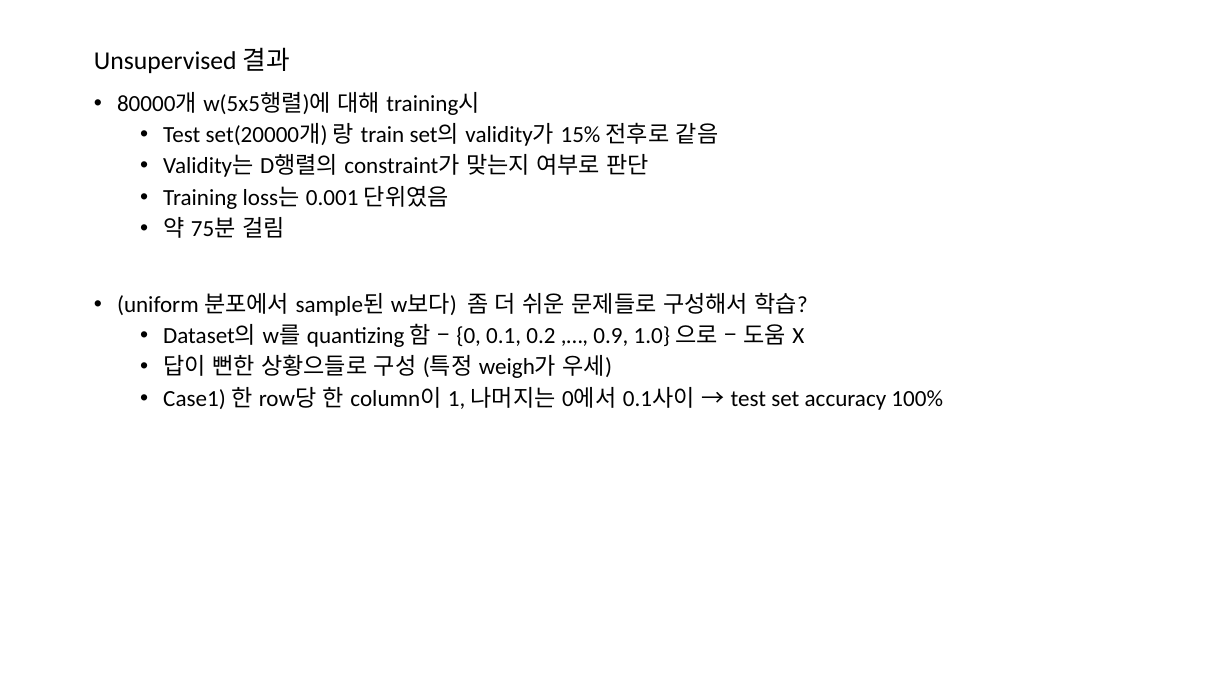
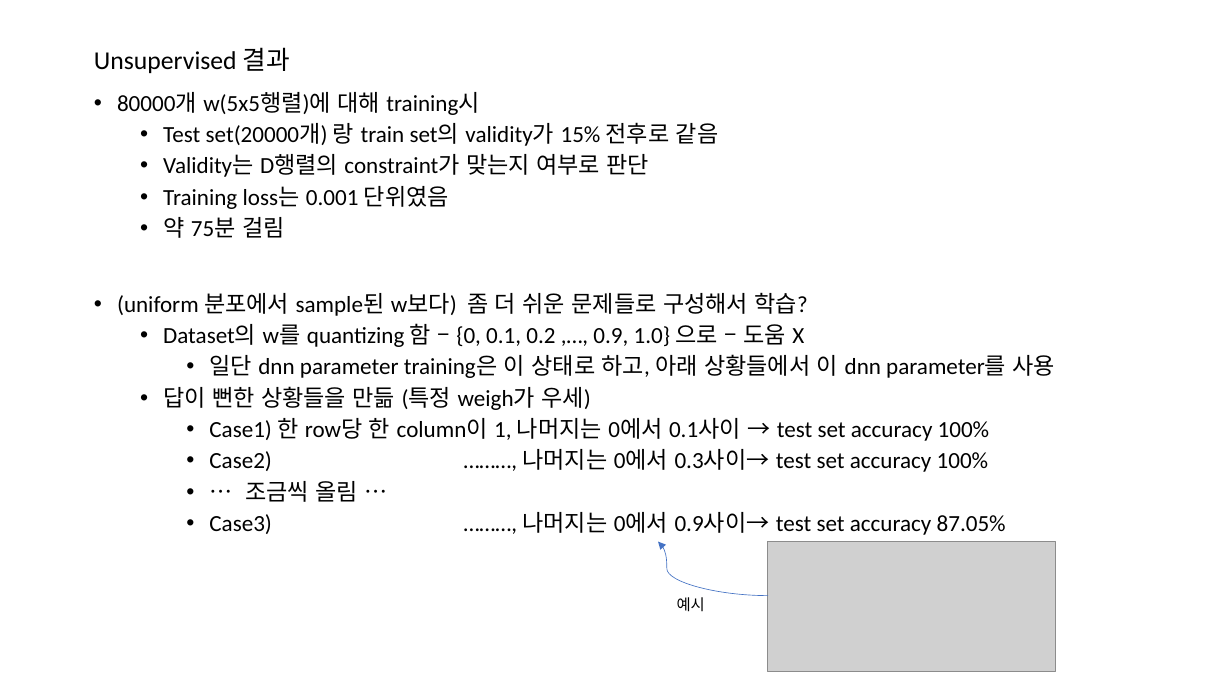
Before and after one commit to ihatesummer/bipartite_maxsum, a slide deck: slide 3 of memo.pptx. Drawn at 1232x693 pixels with LibreOffice and Linux fonts; fonts in the diff are those of the drawing; grey boxes stand for pictures. Boxes give left, top, right and bottom in pixels: in the first picture for what was removed or moved away, otherwise in the second. Text is boxed around its words. In the diff, an @@ line names an element or a change of style, - is before the commit and + after.

```diff
--- a/memo.pptx
+++ b/memo.pptx
@@ text at bbox=[163, 354, 1056, 410]: text changed @@
-  • 답이 뻔한 상황으들로 구성 (특정 weigh가 우세)
+    • 일단 dnn parameter training은 이 상태로 하고, 아래 상황들에서 이 dnn parameter를 사용
+  • 답이 뻔한 상황들을 만듦 (특정 weigh가 우세)
@@ text at bbox=[209, 418, 990, 441]: list level 2 to 3 in "Case1) 한 row당 한 column이 ..." @@
@@ text at bbox=[209, 449, 1006, 535]: paragraphs added @@
+    • Case2) ………, 나머지는 0에서 0.3사이→ test set accuracy 100%
+    • … 조금씩 올림 …
+    • Case3) ………, 나머지는 0에서 0.9사이→ test set accuracy 87.05%
@@ curved arrow added from (768, 596) to (658, 542), #4472C4 0.5 pt @@
@@ picture added at bbox=[768, 542, 1056, 672] @@
@@ text added at bbox=[677, 597, 705, 612], 12 pt, text #000000 @@
+예시
```
Also in this commit, not shown: 16 other files.
